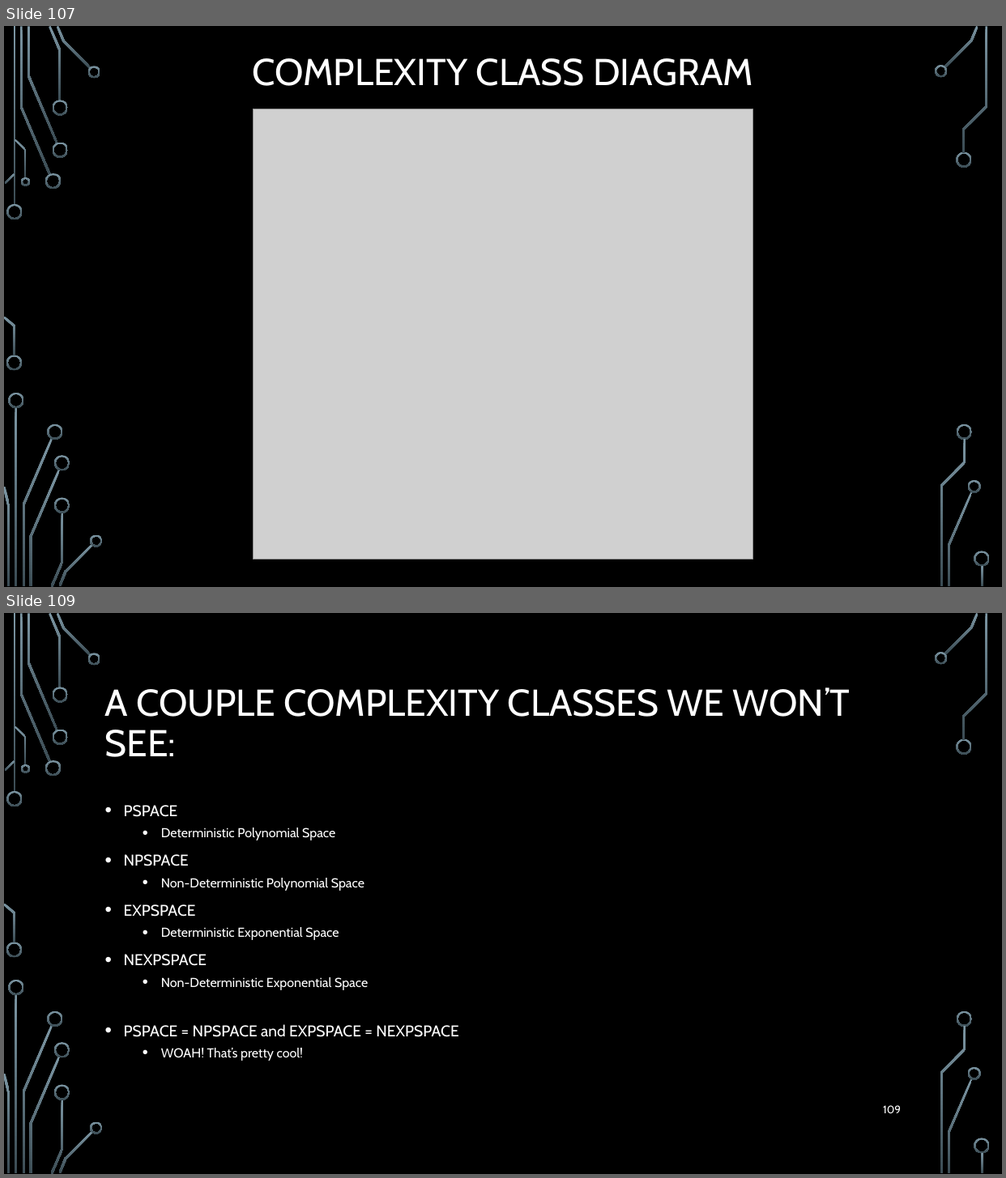
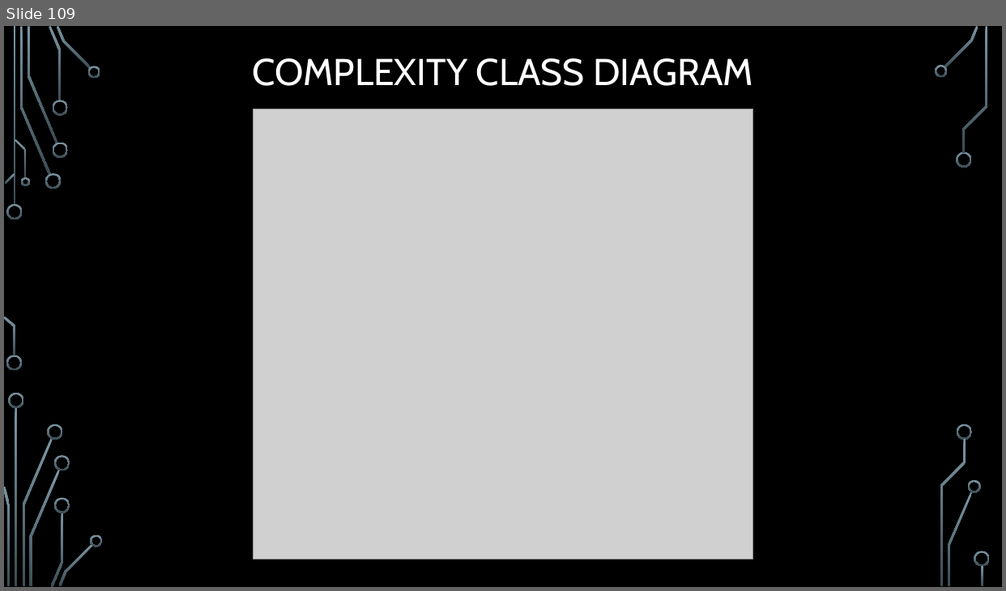
Before and after one commit to markfloryan/dmt2, a slide deck: slides/05-ComplexityTheory.pptx. Shown one above the other, each under a label of ours: slides 107 and 109 before the commit, slide 109 after it; the slides between them are not shown. The pictures are 1006x1178 and 1006x591 pixels, drawn with LibreOffice and Linux fonts; fonts in the diff are those of the drawing; grey boxes stand for pictures; background and template pictures are left out. Boxes give left, top, right and bottom in pixels: in the first picture for what was removed or moved away, otherwise in the second. Text is boxed around its words. In the diff, an @@ line names an element or a change of style, - is before the commit and + after.

```diff
--- a/slides/05-ComplexityTheory.pptx
+++ b/slides/05-ComplexityTheory.pptx
@@ slide 109 removed at (4, 613, 1002, 1174), background picture (left out); not listed: 36 template elements that a slide beside it also shows @@
@@ title removed at (105, 688, 850, 757) @@
-A COUPLE COMPLEXITY CLASSES WE WON’T SEE:
@@ text removed at (124, 805, 458, 1061) @@
-• PSPACE
-  • Deterministic Polynomial Space
-• NPSPACE
-  • Non-Deterministic Polynomial Space
-• EXPSPACE
-  • Deterministic Exponential Space
-• NEXPSPACE
-  • Non-Deterministic Exponential Space
-• PSPACE = NPSPACE and EXPSPACE = NEXPSPACE
-  • WOAH! That’s pretty cool!
@@ page number removed at (883, 1105, 901, 1114) @@
-109
@@ what was slide 107 is now slide 109 @@
```
Also in this commit, not shown: 9 slides changed, 2 slides added, 4 other files.
